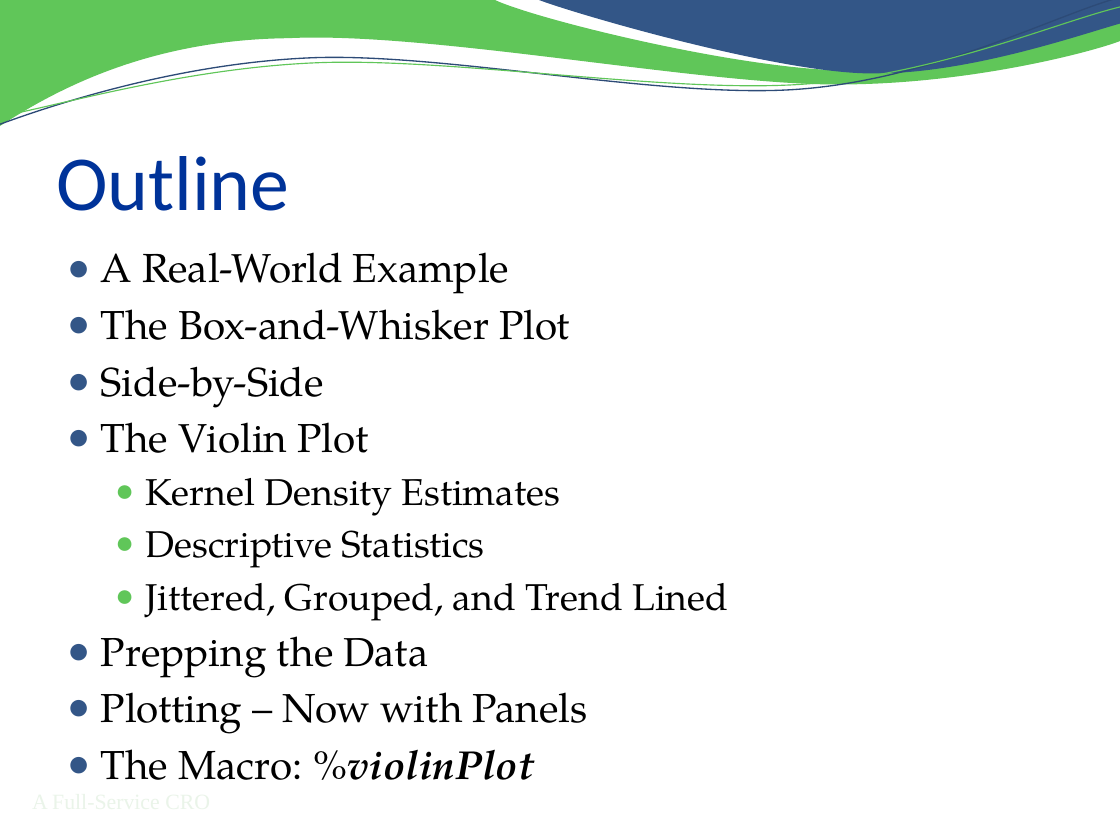
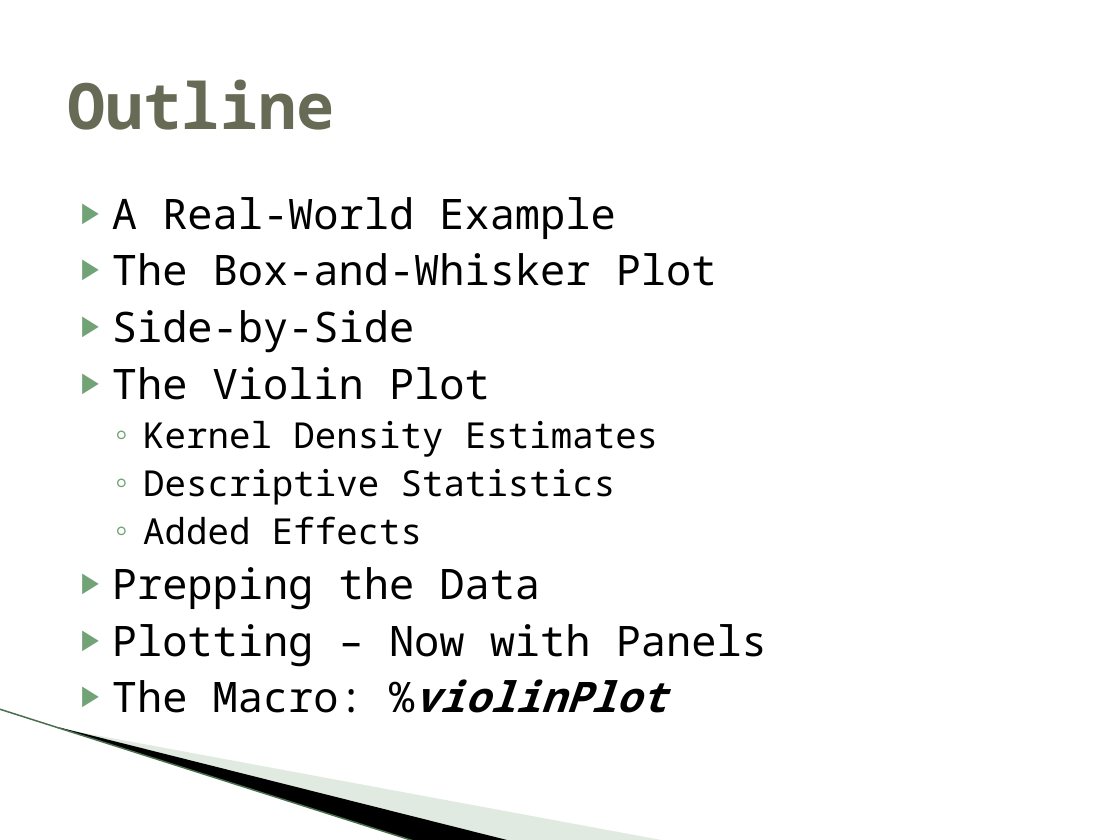
Before and after one commit to RhoInc/sas-violinPlot, a slide deck: slide 2 of doc/Presentation.pptx. Drawn at 1120x840 pixels with LibreOffice and Linux fonts; fonts in the diff are those of the drawing; background and template pictures are left out. Boxes give left, top, right and bottom in pixels: in the first picture for what was removed or moved away, otherwise in the second. Text is boxed around its words. In the diff, an @@ line names an element or a change of style, - is before the commit and + after.

```diff
--- a/doc/Presentation.pptx
+++ b/doc/Presentation.pptx
@@ freeform shape removed at (0, 0, 1120, 127) @@
@@ freeform shape removed at (0, 0, 1120, 131) @@
@@ freeform shape removed at (0, 7, 1120, 125) @@
@@ freeform shape removed at (536, 0, 1120, 77) @@
@@ title "Outline": place and size @@
-title "Outline" at (56, 156, 289, 211)
+title "Outline" at (67, 79, 335, 130)
@@ title "Outline" at (67, 79, 335, 130): size 50 to 41 pt, font Calibri to Noto Sans Mono, text colour #003399 to #676A55, bold on; vertical alignment bottom to middle @@
@@ text "A Real-World Example": place and size @@
-text "A Real-World Example" at (101, 252, 728, 780)
+text "A Real-World Example" at (112, 197, 767, 713)
@@ text at (112, 197, 767, 713): size 26 to 27 pt in "A Real-World Example", "The Box-and-Whisker Plot", "Side-by-Side", "The Violin Plot" and 3 more places; font TeX Gyre Pagella to Noto Sans Mono; size 24 to 23 pt in "Kernel Density Estimates", "Descriptive Statistics"; bullet ● to ▶; less space between paragraphs; bullet colour #335687 to #72A376; bullet ● to ◦; bullet colour #60C659 to #72A376 @@
@@ text at (143, 516, 422, 545): text changed; size 24 to 23 pt; font TeX Gyre Pagella to Noto Sans Mono @@
-  ● Jittered, Grouped, and Trend Lined
+  ◦ Added Effects
@@ line added from (0, 709) to (416, 840), #ACC6AE 0.95 pt @@
@@ freeform shape added at (59, 727, 512, 840), fill #000000 @@
@@ freeform shape added at (62, 728, 666, 840), fill #B3CBB5 at 40% opacity @@
@@ text removed at (19, 784, 224, 820) @@
-A Full-Service CRO
```
Also in this commit, not shown: 18 other slides changed, 4 slides added, 3 slides removed, 8 other files.
